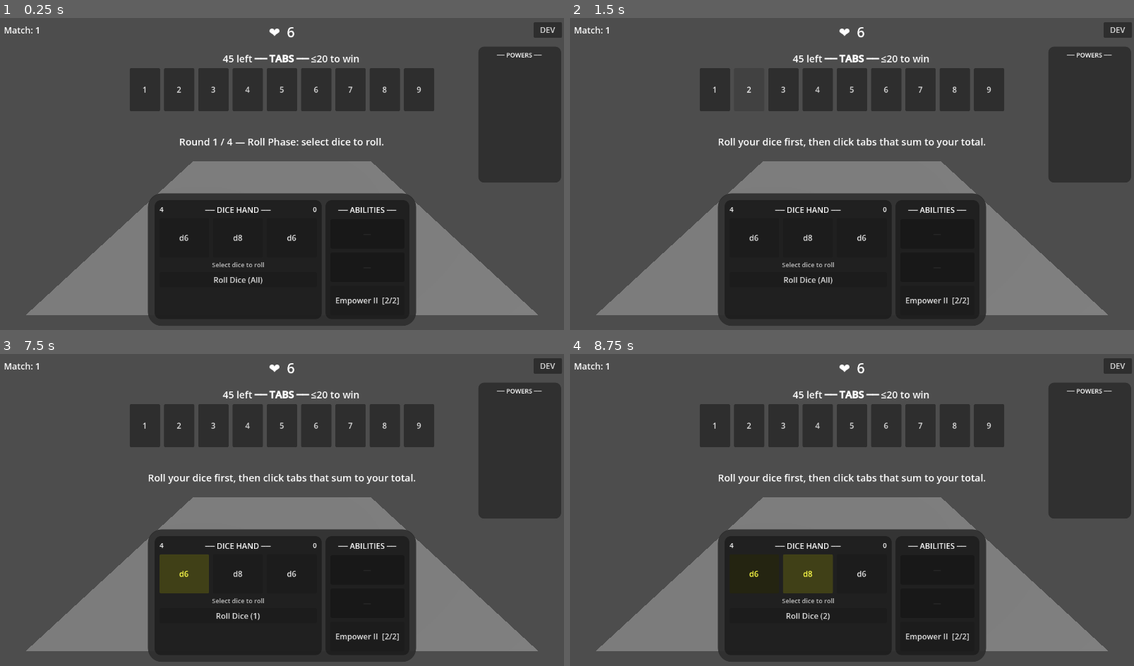
Above: before the commit, frames 1-4 (two rows, left to right).
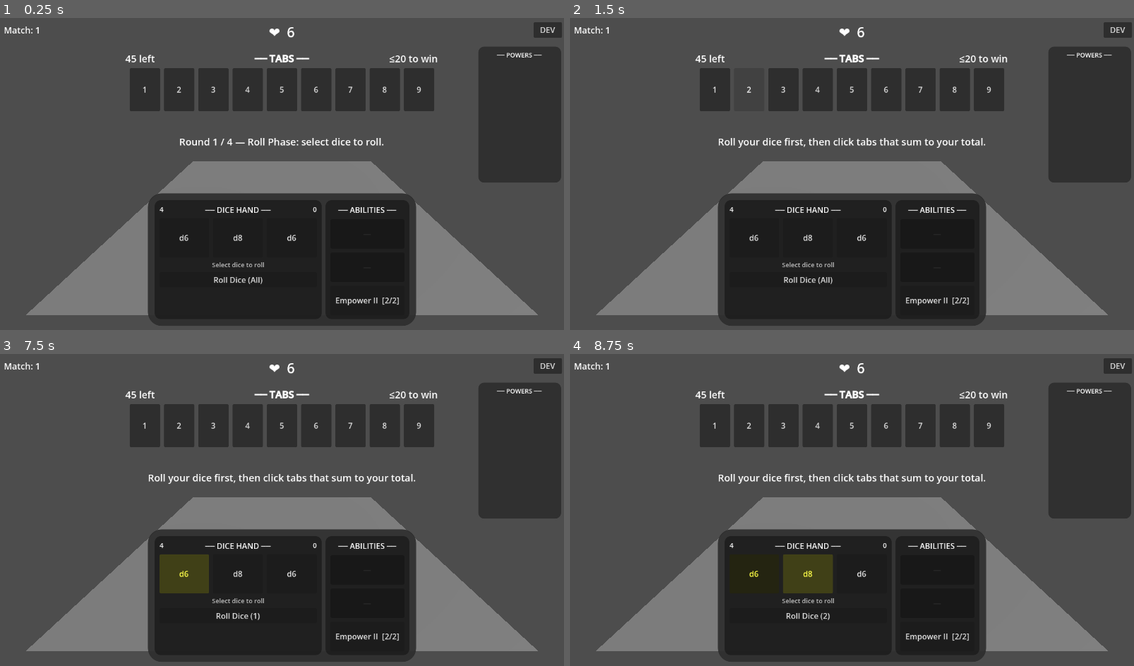
Above: after the commit, the same moments.

Repository: caleb-the-dev/SealTheBox
Game: Godot game, scene res://scenes/match/match.tscn
The game is run twice, just before and just after one commit, with the same random seed, the same clock (stepped at 60 frames per second) and the same inputs.
Inputs:
- Up to frame 1 (0.25 s): no input
- Up to frame 2 (1.5 s): click "1" at 0.5 s; click "2" at 1.25 s
- Up to frame 3 (7.5 s): click "3" at 2 s; click "4" at 2.75 s; click "5" at 3.5 s; click "6" at 4.25 s; click "7" at 5 s; click "8" at 5.75 s; click "9" at 6.5 s; click "d6" at 7.25 s
- Up to frame 4 (8.75 s): click "d8" at 8 s

The runs differ from the first frame. In frame 1, 0.3% of the frame differs, in the area x 22-78%, y 11-15%; in frame 2, 0.3%; in frame 3, 0.3%; in frame 4, 0.3%.

Commit message:
fix: align tab header labels with first/last tab edges, dynamic side widths per box

Diff:
--- a/seal-the-box/scripts/match/match.gd
+++ b/seal-the-box/scripts/match/match.gd
@@ -28,6 +28,8 @@
 var _continue_button: Button
 var _sealed_total_label: Label
 var _tab_row: HBoxContainer
+var _tabs_header: HBoxContainer
+var _thresh_col: VBoxContainer
 var _power_offer_overlay: Control
 var _power_offer_name_label: Label
 var _power_offer_desc_label: Label
@@ -158,16 +160,18 @@
 	tabs_vbox.add_theme_constant_override("separation", 6)
 	root.add_child(tabs_vbox)
 
-	# Header row: [x left]  ── TABS ──  [≤y to win / Continue →]
+	# Header row: [x left]  ── TABS ──  [≤y to win]
+	# Width is matched to _tab_row dynamically in _update_tabs_header_widths().
 	var tabs_header = HBoxContainer.new()
-	tabs_header.size_flags_horizontal = Control.SIZE_EXPAND_FILL
+	tabs_header.size_flags_horizontal = Control.SIZE_SHRINK_CENTER
 	tabs_header.alignment = BoxContainer.ALIGNMENT_CENTER
+	tabs_header.add_theme_constant_override("separation", 8)
 	tabs_vbox.add_child(tabs_header)
+	_tabs_header = tabs_header
 
 	_sealed_total_label = Label.new()
 	_sealed_total_label.add_theme_font_size_override("font_size", 20)
-	_sealed_total_label.horizontal_alignment = HORIZONTAL_ALIGNMENT_RIGHT
-	_sealed_total_label.size_flags_horizontal = Control.SIZE_EXPAND_FILL
+	_sealed_total_label.horizontal_alignment = HORIZONTAL_ALIGNMENT_LEFT
 	tabs_header.add_child(_sealed_total_label)
 
 	var tabs_lbl = Label.new()
@@ -181,12 +185,12 @@
 
 	var thresh_col = VBoxContainer.new()
 	thresh_col.alignment = BoxContainer.ALIGNMENT_CENTER
-	thresh_col.size_flags_horizontal = Control.SIZE_EXPAND_FILL
 	tabs_header.add_child(thresh_col)
+	_thresh_col = thresh_col
 
 	_threshold_label = Label.new()
 	_threshold_label.add_theme_font_size_override("font_size", 20)
-	_threshold_label.horizontal_alignment = HORIZONTAL_ALIGNMENT_LEFT
+	_threshold_label.horizontal_alignment = HORIZONTAL_ALIGNMENT_RIGHT
 	thresh_col.add_child(_threshold_label)
 
 
@@ -835,6 +839,7 @@
 	_dev_box_label.text = "Box: %s" % box.name
 	_round_manager.start_match(box)
 	_rebuild_tab_buttons()
+	_update_tabs_header_widths()
 	for btn in _tab_buttons:
 		btn.disabled = false
 	_refresh_powers_panel()
@@ -1110,6 +1115,13 @@
 	_round_manager.end_round()
 
 # ── ui refresh ───────────────────────────────────────────────────────────────
+func _update_tabs_header_widths() -> void:
+	var tab_count = GameState.tabs.size()
+	var row_width = tab_count * 62.0 + max(0, tab_count - 1) * 8.0
+	var side_width = max(60.0, (row_width - 110.0) / 2.0)
+	_sealed_total_label.custom_minimum_size.x = side_width
+	_thresh_col.custom_minimum_size.x = side_width
+
 func _stop_hp_pulse() -> void:
 	if _hp_tween:
 		_hp_tween.kill()
